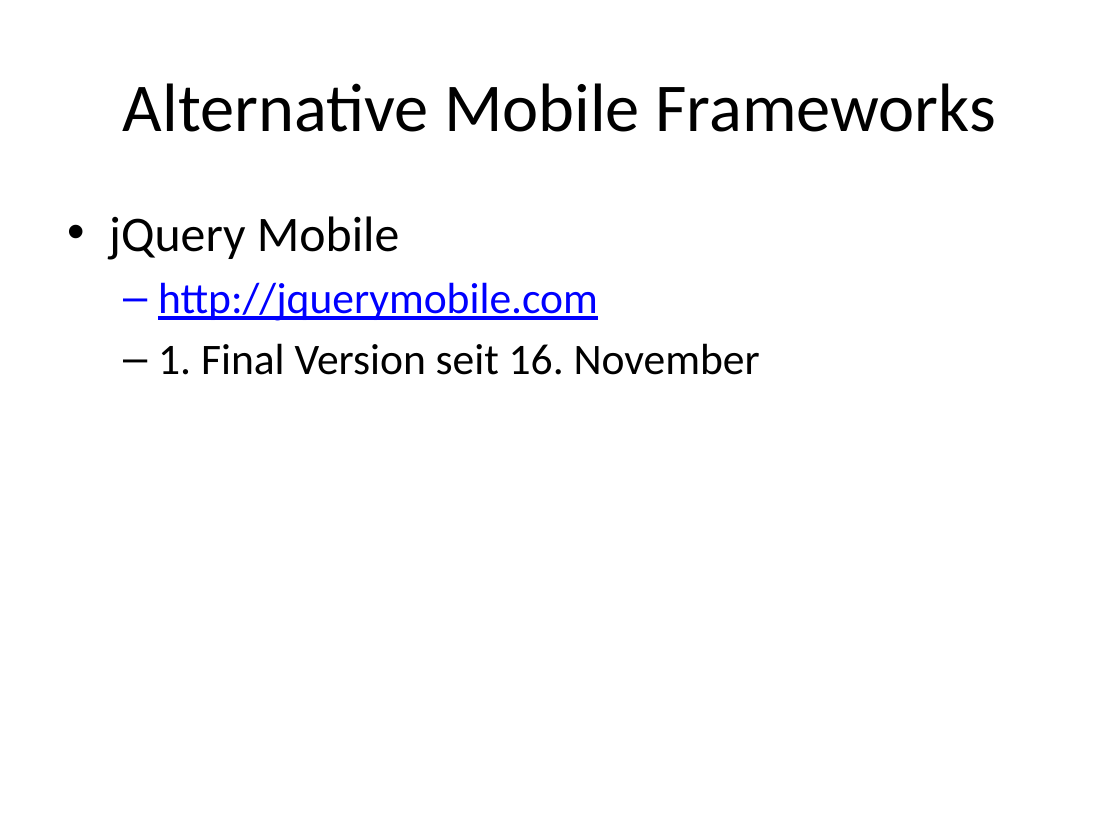
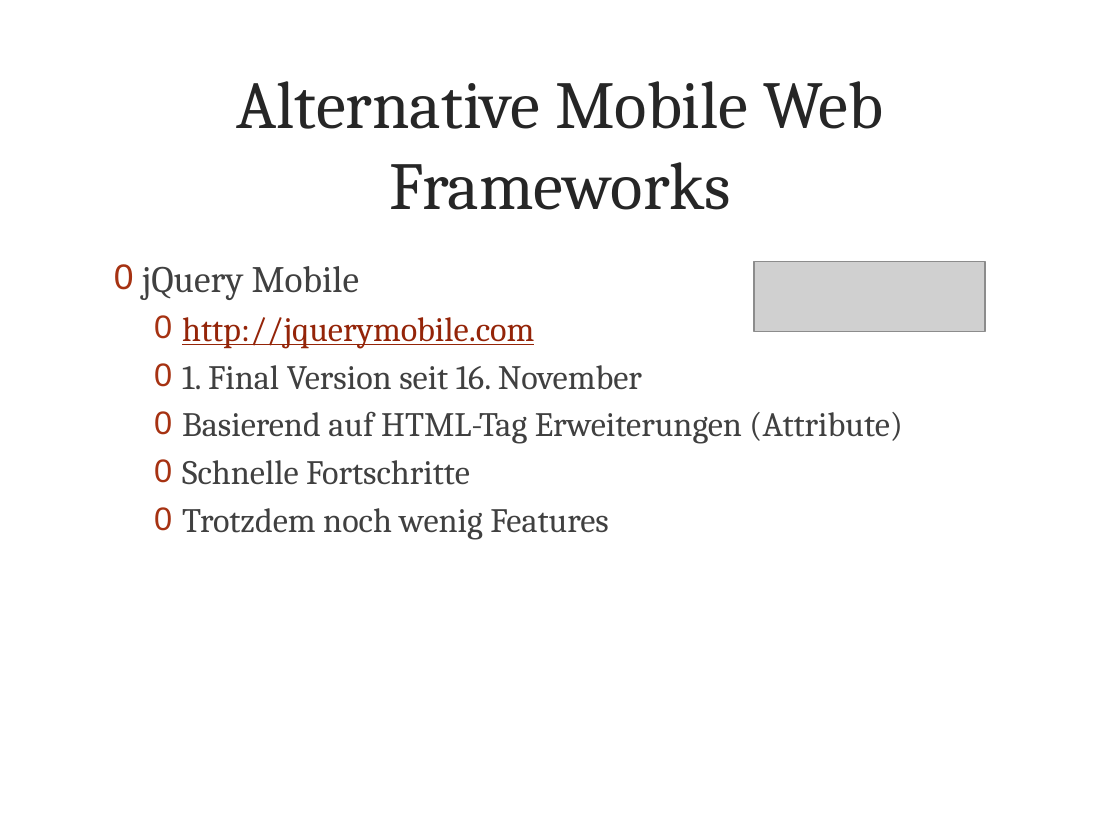
Before and after one commit to metaodi/TrailDevilsXPl-2, a slide deck: slide 8 of _DOCUMENTATION/Presentation/Praesentation-Traildevils-XPl2.pptx (slide 6 before the commit). Drawn at 1120x840 pixels with LibreOffice and Linux fonts; fonts in the diff are those of the drawing; grey boxes stand for pictures; background and template pictures are left out. Boxes give left, top, right and bottom in pixels: in the first picture for what was removed or moved away, otherwise in the second. Text is boxed around its words. In the diff, an @@ line names an element or a change of style, - is before the commit and + after.

```diff
--- a/_DOCUMENTATION/Presentation/Praesentation-Traildevils-XPl2.pptx
+++ b/_DOCUMENTATION/Presentation/Praesentation-Traildevils-XPl2.pptx
@@ title at (236,81,883,210): text changed; size 44 to 43.2 pt; font Calibri to Cambria; text colour #000000 to #262626 @@
-Alternative Mobile Frameworks
+Alternative Mobile Web Frameworks
@@ text "jQuery Mobile": place and size @@
-text "jQuery Mobile" at (109,216,760,375)
+text "jQuery Mobile" at (142,266,903,540)
@@ text at (142,266,642,390): size 32 to 24 pt in "jQuery Mobile"; font Calibri to Cambria in "jQuery Mobile", "http://jquerymobile.com", "1. Final Version seit 16. November"; text colour #000000 to #404040 in "jQuery Mobile", "1. Final Version seit 16. November"; size 28 to 22 pt in "http://jquerymobile.com", "1. Final Version seit 16. November"; text colour #0000FF to #942408 in "http://jquerymobile.com"; bullet • to 0; less space between paragraphs; bullet – to 0 @@
@@ picture added at (754,261,984,330) @@
@@ text at (182,411,903,540): paragraphs added @@
+  0 Basierend auf HTML-Tag Erweiterungen (Attribute)
+  0 Schnelle Fortschritte
+  0 Trotzdem noch wenig Features
```
Also in this commit, not shown: 7 other slides changed, 3 slides added.
